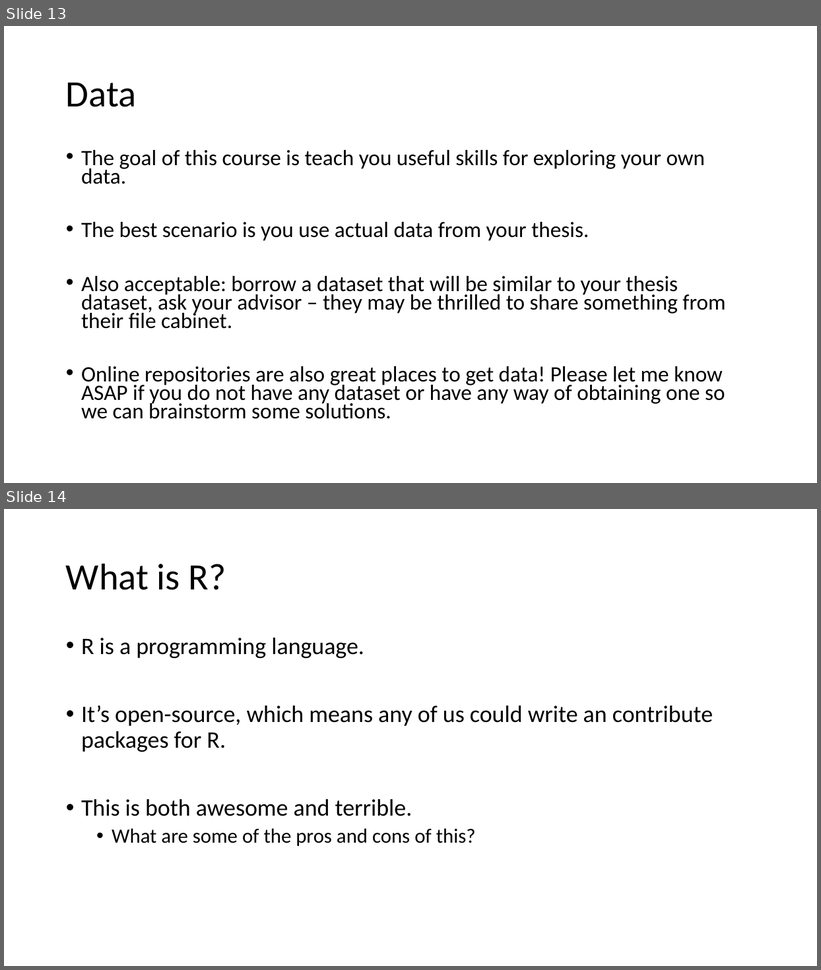
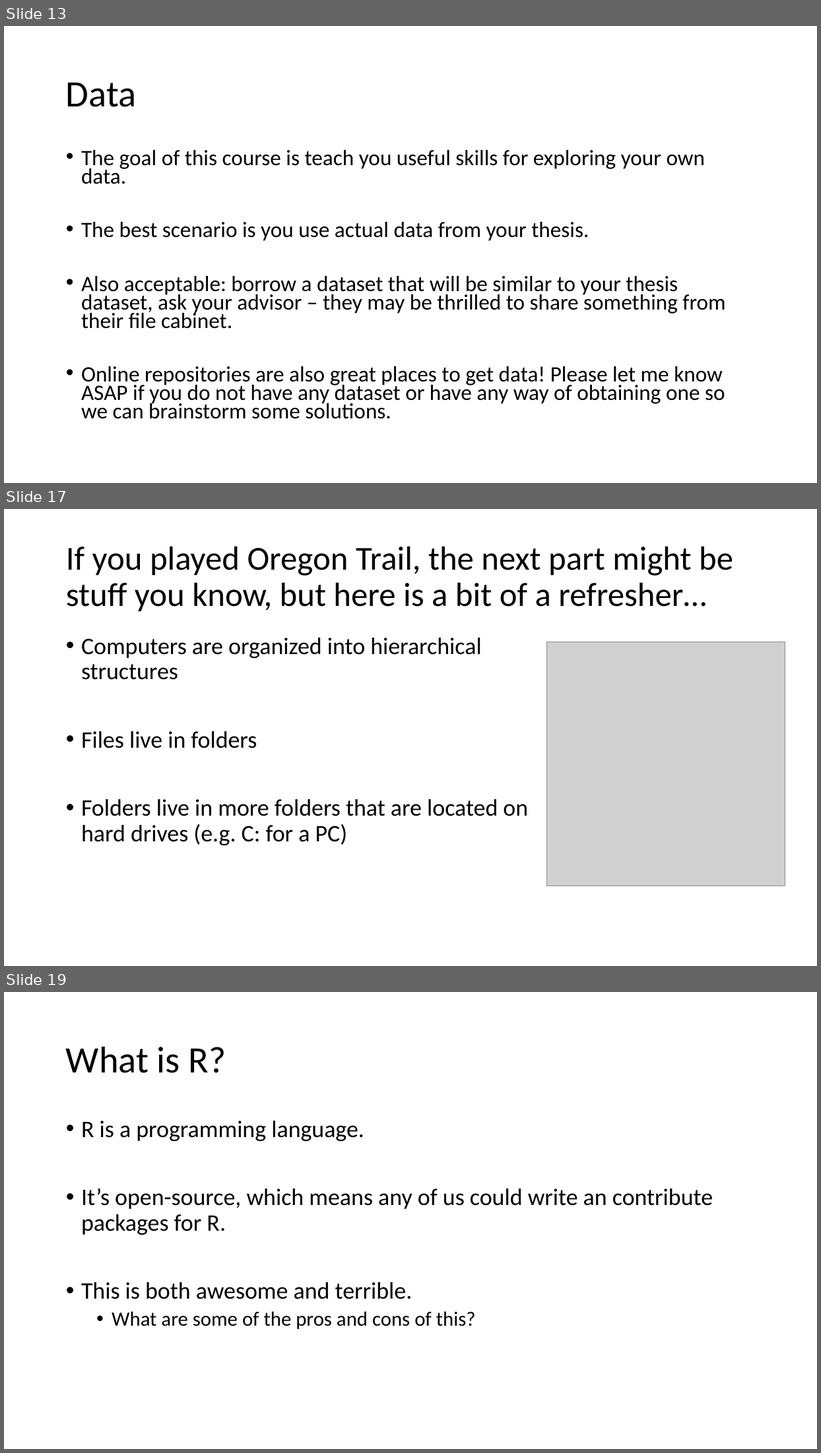
Before and after one commit to VTQuantMethodsEEB/klangwig, a slide deck: lectures/week_1_intro_to_R/le1_intro_to_R.pptx. Shown one above the other, each under a label of ours: slides 13 and 14 before the commit, slides 13, 17 and 19 after it; the slides between them are not shown. The pictures are 821x970 and 821x1453 pixels, drawn with LibreOffice and Linux fonts; fonts in the diff are those of the drawing; grey boxes stand for pictures. Boxes give left, top, right and bottom in pixels: in the first picture for what was removed or moved away, otherwise in the second. Text is boxed around its words. In the diff, an @@ line names an element or a change of style, - is before the commit and + after.

```diff
--- a/lectures/week_1_intro_to_R/le1_intro_to_R.pptx
+++ b/lectures/week_1_intro_to_R/le1_intro_to_R.pptx
@@ slide 17 added at (4,509,817,966), background #FFFFFF @@
@@ title added at (66,546,733,612), 39.6 pt, text #000000 @@
+If you played Oregon Trail, the next part might be stuff you know, but here is a bit of a refresher…
@@ text added at (81,638,528,846), 28 pt, text #000000 @@
+• Computers are organized into hierarchical structures
+• Files live in folders
+• Folders live in more folders that are located on hard drives (e.g. C: for a PC)
@@ picture added at (547,642,785,886) @@
@@ what was slide 14 is now slide 19 @@
```
Also in this commit, not shown: 4 slides changed, 4 other slides added, 6 other files.
